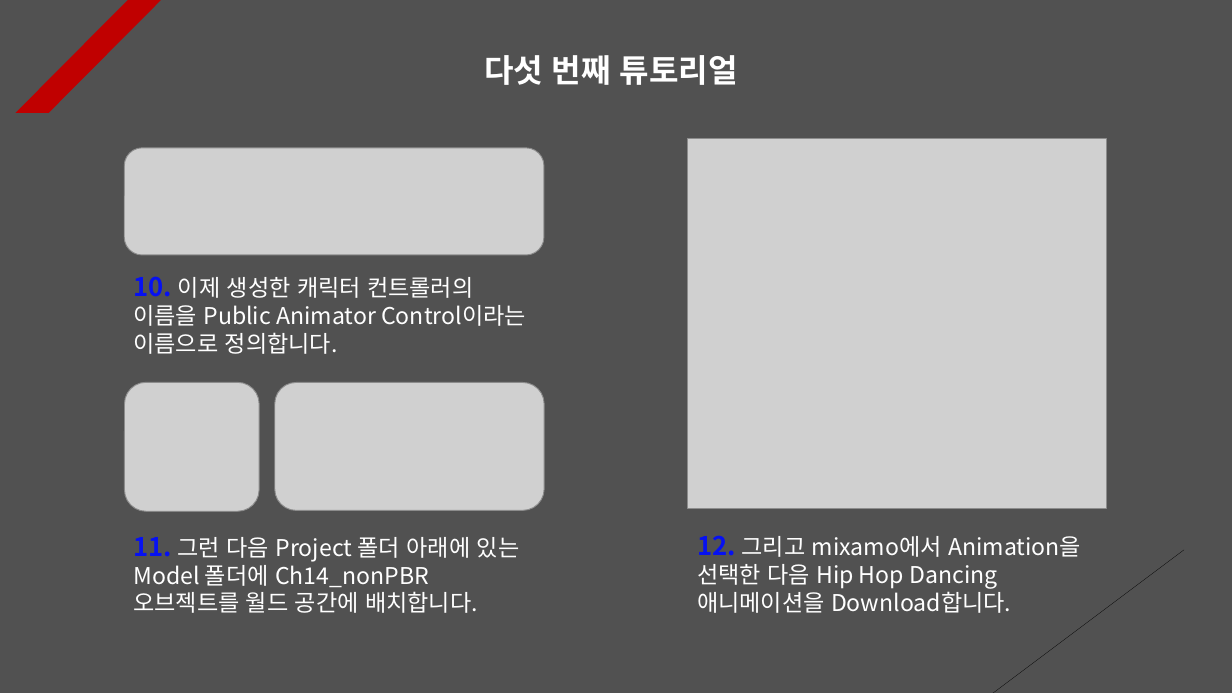
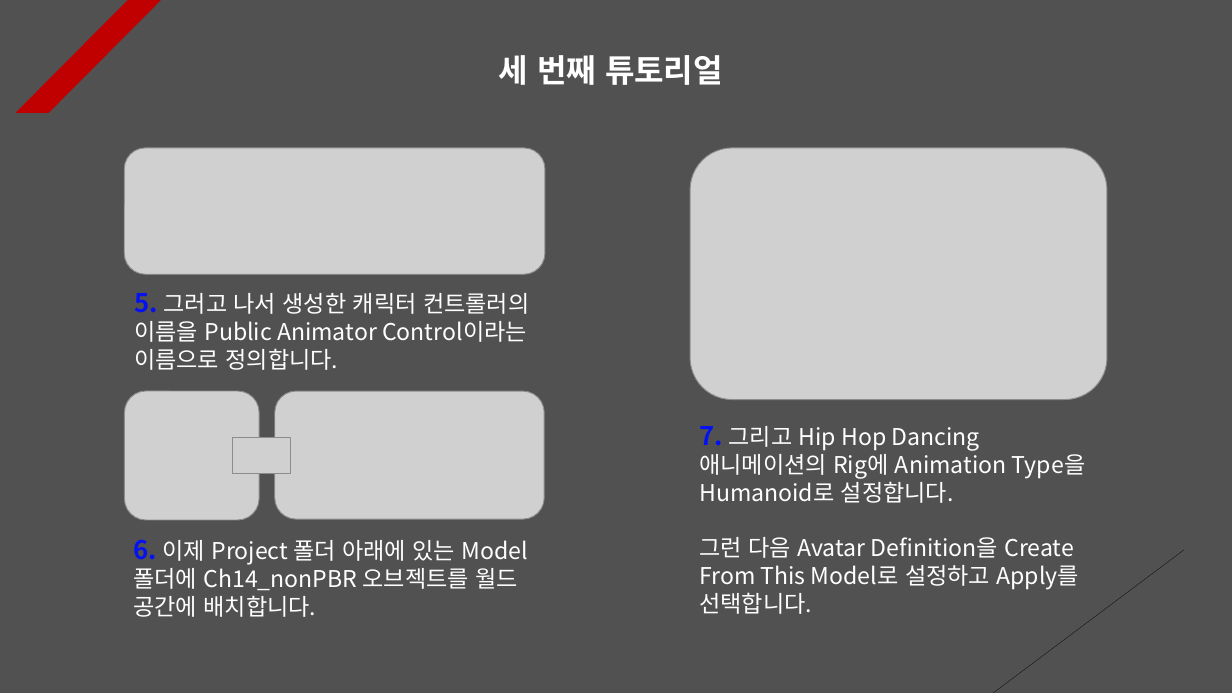
Before and after one commit to Unity2033/3D-UnityEngine, a slide deck: slide 3 of Assets/Animation Retargeting/PPT Data/Animation Retargeting Example.pptx (slide 5 before the commit). Drawn at 1232x693 pixels with LibreOffice and Linux fonts; fonts in the diff are those of the drawing; grey boxes stand for pictures. Boxes give left, top, right and bottom in pixels: in the first picture for what was removed or moved away, otherwise in the second. Text is boxed around its words. In the diff, an @@ line names an element or a change of style, - is before the commit and + after.

```diff
--- a/Assets/Animation Retargeting/PPT Data/Animation Retargeting Example.pptx
+++ b/Assets/Animation Retargeting/PPT Data/Animation Retargeting Example.pptx
@@ text at [499, 55, 723, 85]: text changed @@
-다섯 번째 튜토리얼
+세 번째 튜토리얼
@@ picture: place and size @@
-picture at [125, 148, 544, 255]
+picture at [125, 148, 545, 274]
@@ picture: place and size @@
-picture at [688, 138, 1106, 508]
+picture at [690, 148, 1107, 399]
@@ text at [134, 293, 529, 370]: text changed @@
-10. 이제 생성한 캐릭터 컨트롤러의 이름을 Public Animator Control이라는 이름으로 정의합니다.
+5. 그러고 나서 생성한 캐릭터 컨트롤러의 이름을 Public Animator Control이라는 이름으로 정의합니다.
@@ picture: place and size @@
-picture at [125, 383, 260, 512]
+picture at [125, 391, 260, 520]
@@ picture: place and size @@
-picture at [274, 383, 544, 510]
+picture at [274, 391, 544, 519]
@@ picture added at [233, 438, 291, 474] @@
@@ text added at [699, 426, 1085, 614], 18 pt, text #FFFFFF @@
+7. 그리고 Hip Hop Dancing 애니메이션의 Rig에 Animation Type을 Humanoid로 설정합니다.
+그런 다음 Avatar Definition을 Create From This Model로 설정하고 Apply를 선택합니다.
@@ text at [133, 539, 528, 617]: text changed @@
-11. 그런 다음 Project 폴더 아래에 있는 Model 폴더에 Ch14_nonPBR 오브젝트를 월드 공간에 배치합니다.
+6. 이제 Project 폴더 아래에 있는 Model 폴더에 Ch14_nonPBR 오브젝트를 월드 공간에 배치합니다.
@@ text removed at [697, 535, 1081, 613] @@
-12. 그리고 mixamo에서 Animation을 선택한 다음 Hip Hop Dancing 애니메이션을 Download합니다.
```
Also in this commit, not shown: 9 other slides changed, 1 slide added, 5 slides removed, 23 other files.
